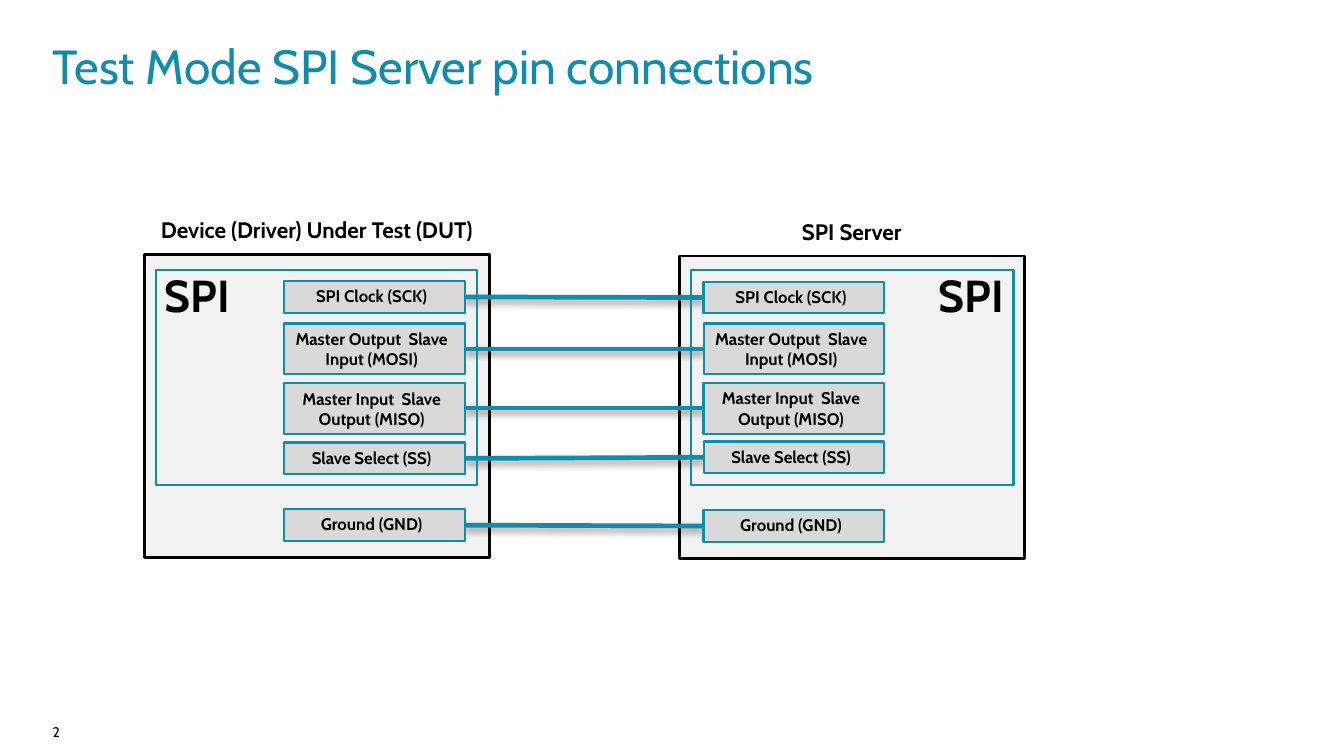
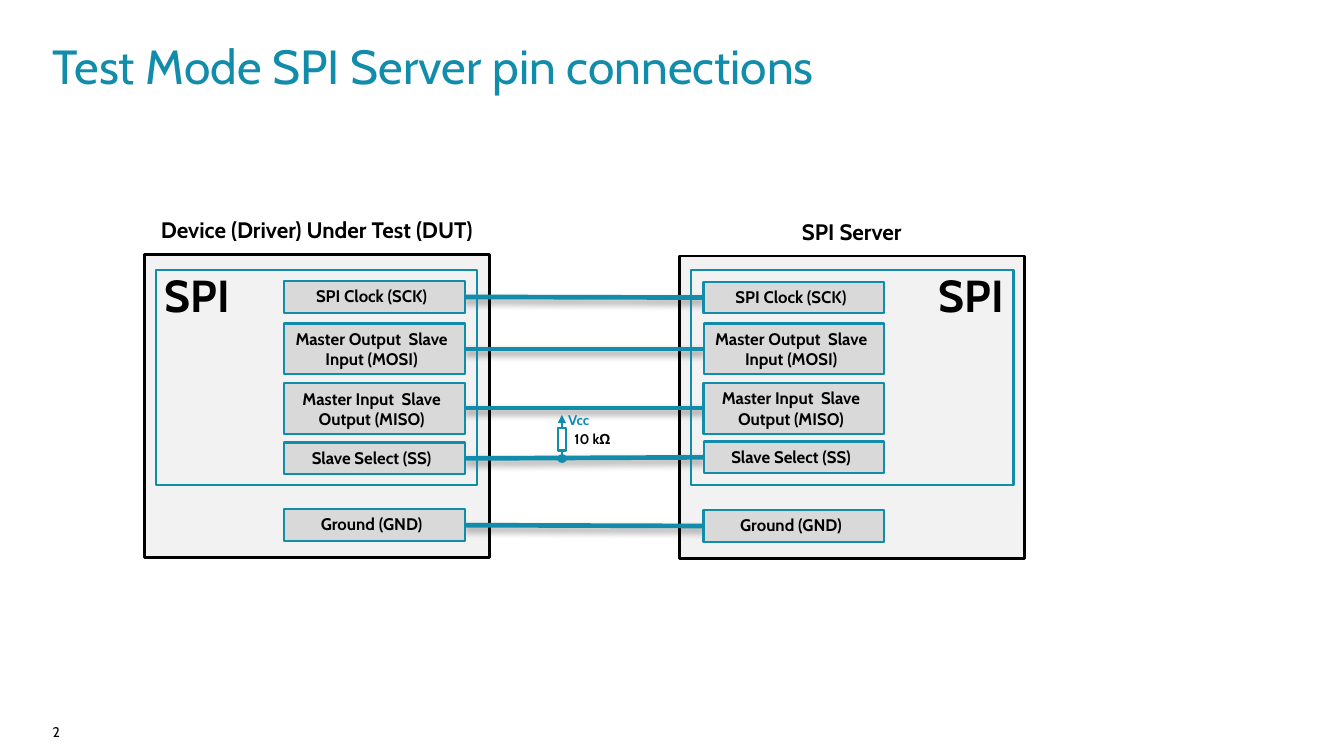
Before and after one commit to ARM-software/CMSIS-Driver_Validation, a slide deck: slide 2 of Doxygen/images/src/SPI_pin_connection.pptx. Drawn at 1344x756 pixels with LibreOffice and Linux fonts; fonts in the diff are those of the drawing; background and template pictures are left out. Boxes give left, top, right and bottom in pixels: in the first picture for what was removed or moved away, otherwise in the second. Text is boxed around its words. In the diff, an @@ line names an element or a change of style, - is before the commit and + after.

Commit message:
Improved robustness of SPI testing and SPI Server

```diff
--- a/Doxygen/images/src/SPI_pin_connection.pptx
+++ b/Doxygen/images/src/SPI_pin_connection.pptx
@@ arrow added from (562, 429) to (562, 415), #128CAB 1.5 pt @@
@@ text added at [568,415,589,425], 10 pt, text #128CAB, bold @@
+Vcc
@@ rectangle added at [558,429,567,451], outline #128CAB 1.5 pt @@
@@ text added at [574,433,611,444], 10 pt, text #000000, bold @@
+10 kΩ
@@ ellipse added at [558,455,567,463], fill #128CAB, outline #128CAB 0.75 pt @@
@@ line added from (562, 451) to (562, 457), #128CAB 1.5 pt @@
```
Also in this commit, not shown: 49 other files.
